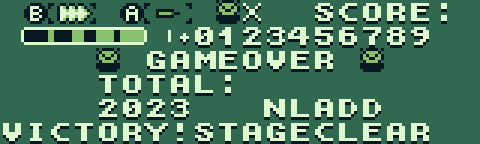
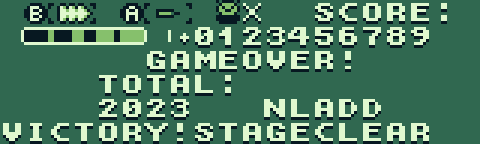
Layered file, before and after one edit (w=480, h=144). Changes by layer:
removed layer "Game Over" over (96, 48, 384, 72)
added group "GameOver" with 2 layers above "Total" over (345, 51, 351, 72)
added layer "OverText" in group "GameOver" over (345, 51, 351, 72)
